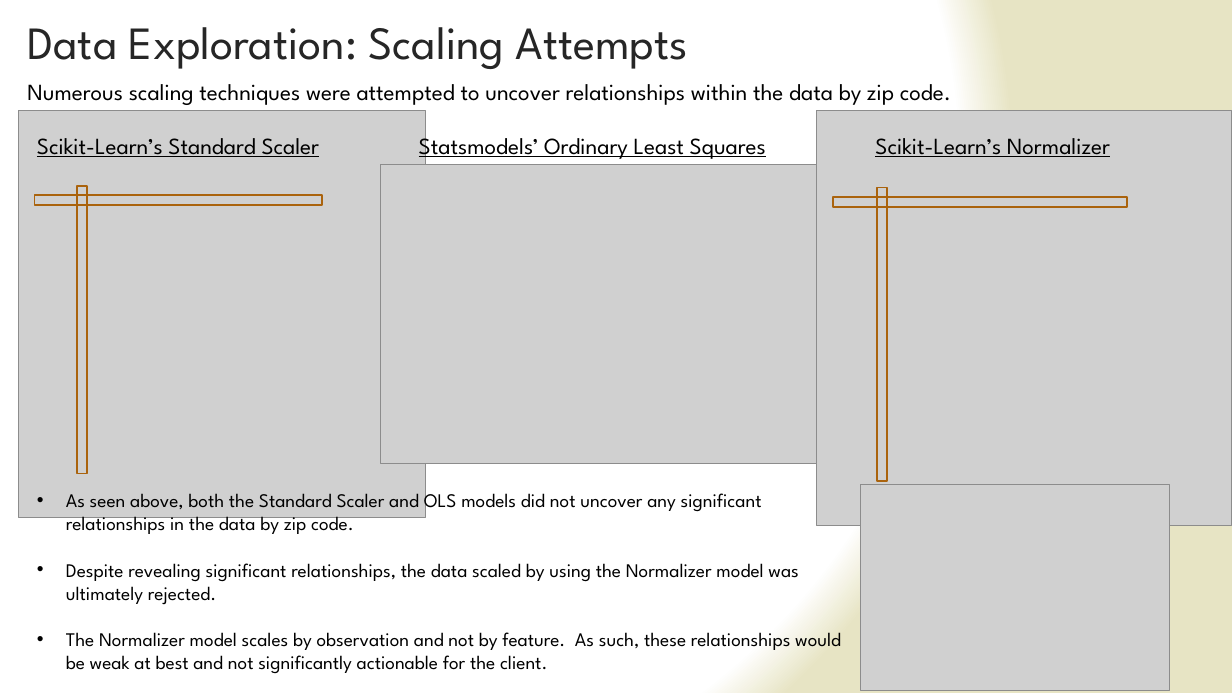
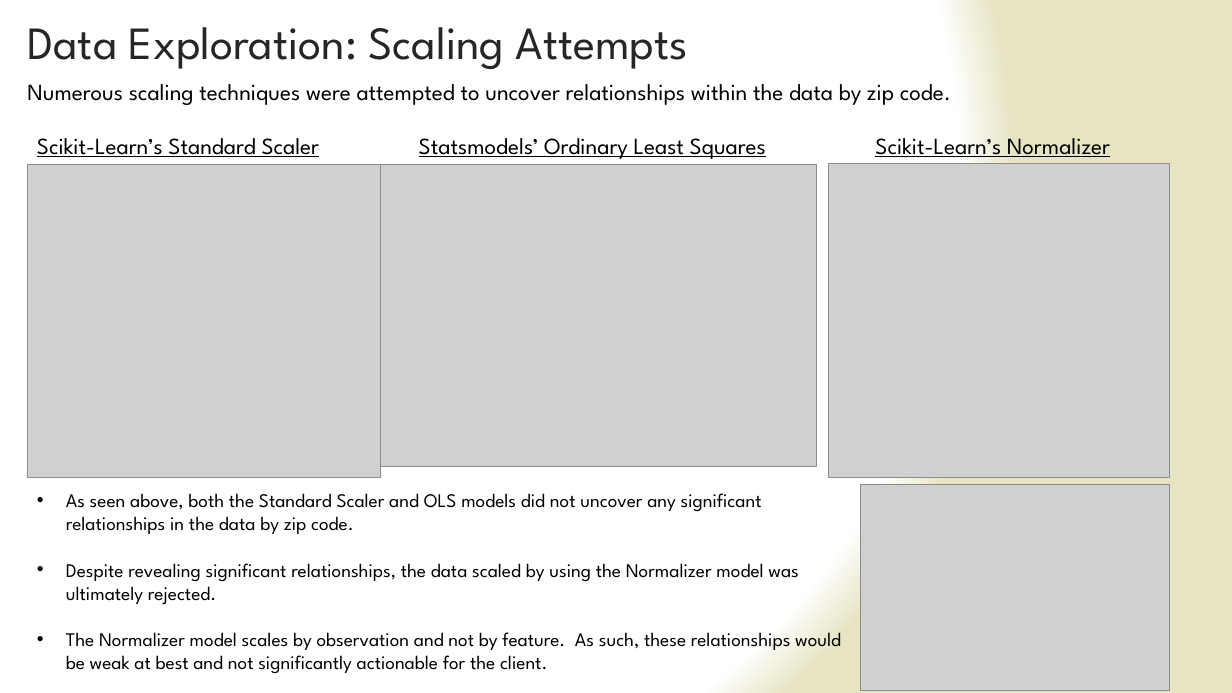
Before and after one commit to jsking751/Capstone_1, a slide deck: slide 8 of Capstone_1_Slide_Deck.pptx. Drawn at 1232x693 pixels with LibreOffice and Linux fonts; fonts in the diff are those of the drawing; grey boxes stand for pictures. Boxes give left, top, right and bottom in pixels: in the first picture for what was removed or moved away, otherwise in the second. Text is boxed around its words. In the diff, an @@ line names an element or a change of style, - is before the commit and + after.

```diff
--- a/Capstone_1_Slide_Deck.pptx
+++ b/Capstone_1_Slide_Deck.pptx
@@ picture: place and size @@
-picture at box(18, 110, 426, 518)
+picture at box(28, 165, 381, 478)
@@ picture: place and size @@
-picture at box(381, 165, 816, 463)
+picture at box(381, 165, 816, 467)
@@ picture: place and size @@
-picture at box(817, 110, 1232, 526)
+picture at box(829, 164, 1170, 478)
@@ rectangle removed at box(34, 195, 322, 205) @@
@@ rectangle removed at box(78, 186, 88, 473) @@
@@ rectangle removed at box(834, 197, 1128, 207) @@
@@ rectangle removed at box(877, 188, 887, 482) @@
```
Also in this commit, not shown: 9 other slides changed.
